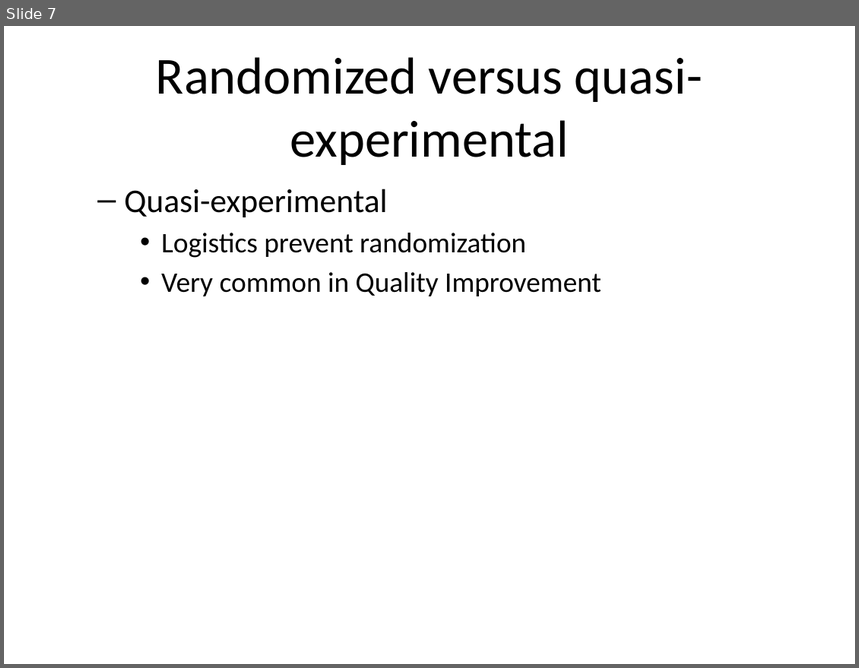
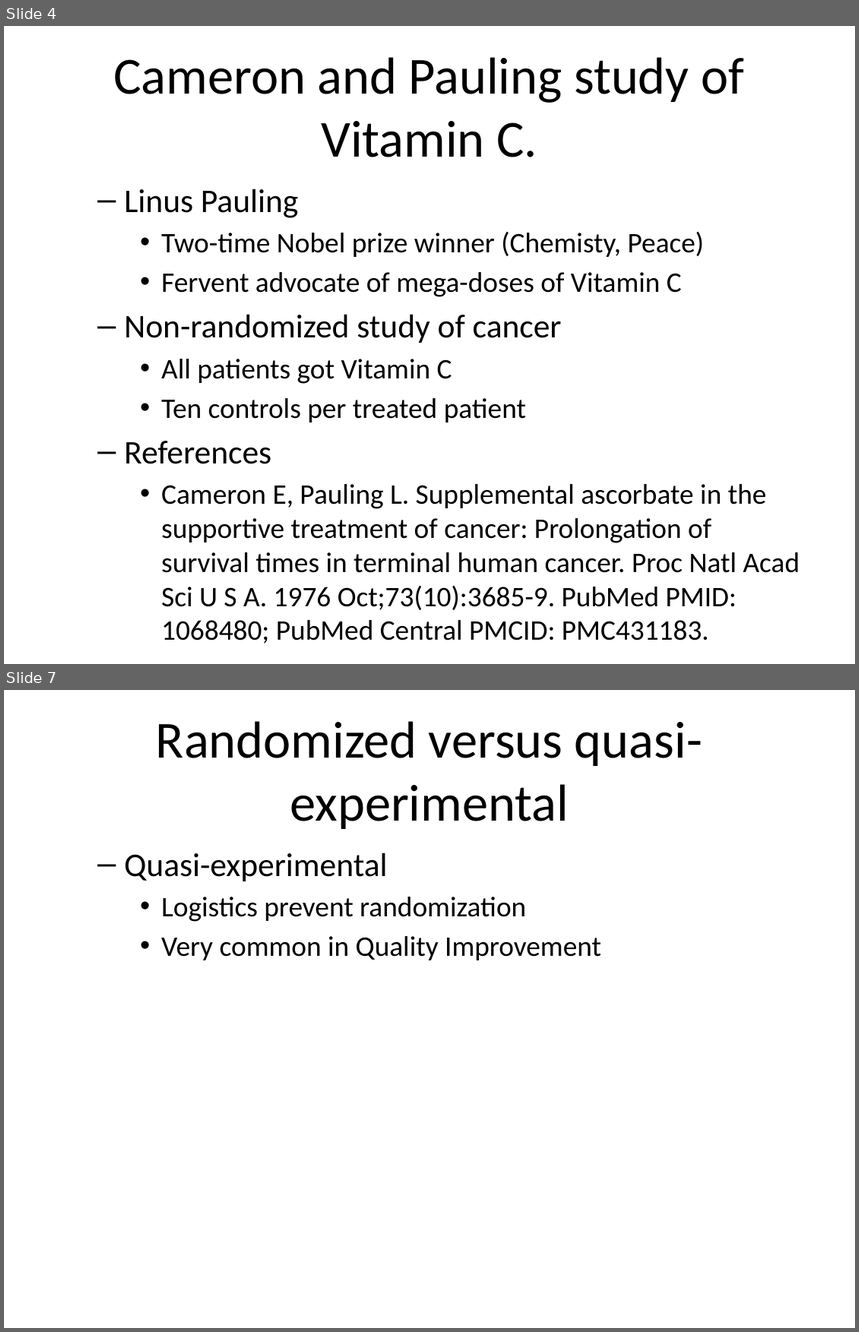
Before and after one commit to classes-medb/5510, a slide deck: doc/video-04-randomized-trials.pptx. Shown one above the other, each under a label of ours: slide 7 before the commit, slides 4 and 7 after it; the slides between them are not shown. The pictures are 859x668 and 859x1332 pixels, drawn with LibreOffice and Linux fonts; fonts in the diff are those of the drawing. Boxes give left, top, right and bottom in pixels: in the first picture for what was removed or moved away, otherwise in the second. Text is boxed around its words. In the diff, an @@ line names an element or a change of style, - is before the commit and + after.

```diff
--- a/doc/video-04-randomized-trials.pptx
+++ b/doc/video-04-randomized-trials.pptx
@@ slide 4 added at [4,26,855,664], background #FFFFFF @@
@@ title added at [113,57,744,157], 44 pt, text #000000 @@
+Cameron and Pauling study of Vitamin C.
@@ text added at [124,189,800,610], 24 pt, text #000000 @@
+  – Linus Pauling
+    • Two-time Nobel prize winner (Chemisty, Peace)
+    • Fervent advocate of mega-doses of Vitamin C
+  – Non-randomized study of cancer
+    • All patients got Vitamin C
+    • Ten controls per treated patient
+  – References
+    • Cameron E, Pauling L. Supplemental ascorbate in the supportive treatment of cancer: Prolongation of survival times in terminal human cancer. Proc Natl Acad Sci U S A. 1976 Oct;73(10):3685-9. PubMed PMID: 1068480; PubMed Central PMCID: PMC431183.
```
Also in this commit, not shown: 4 slides changed, 23 other slides added, 18 slides removed, 14 other files.
